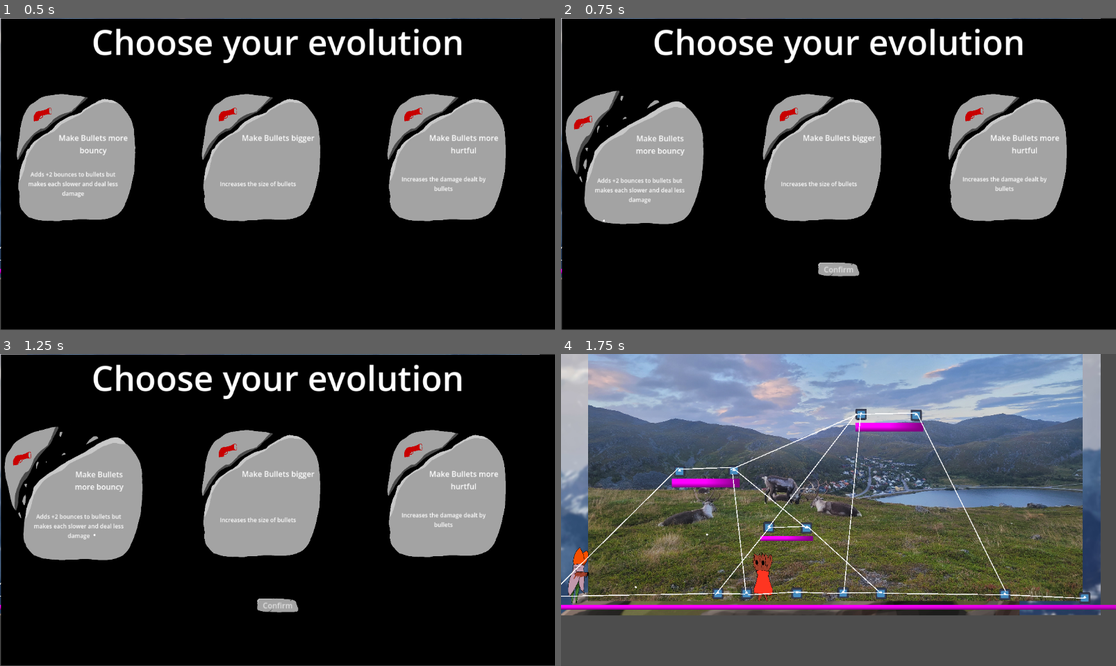
Above: before the commit, frames 1-4 (two rows, left to right).
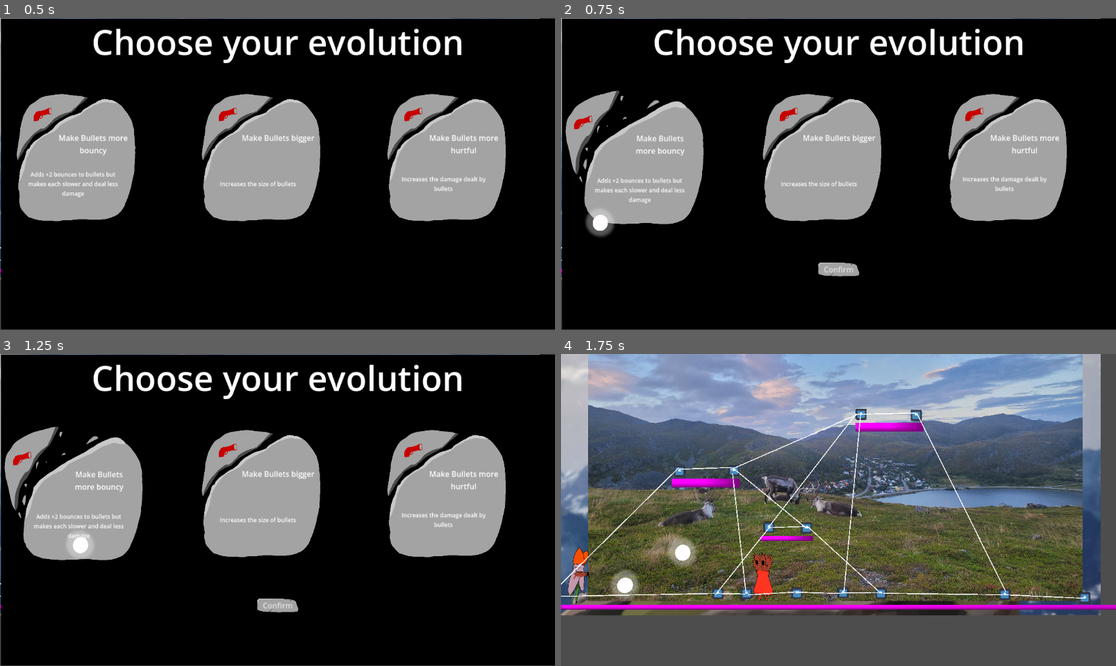
Above: after the commit, the same moments.

Repository: Q1-Studios/TreeVolution
Game: Godot game, scene res://src/scenes/map.tscn
The game is run twice, just before and just after one commit, with the same random seed, the same clock (stepped at 60 frames per second) and the same inputs. The engine's default icon, where the game draws it, is replaced by a stand-in: a white triangle on a blue panel in a dark square.
Inputs (mouse positions are in pixels of both pictures, inside the frame that each line leads up to):
- Up to frame 1 (0.5 s): no input
- Up to frame 2 (0.75 s): click (655, 183) at 0.5 s
- Up to frame 3 (1.25 s): no input
- Up to frame 4 (1.75 s): click "Confirm" at 1.25 s

Frame 1 is identical in both runs. In frame 2, 0.3% of the frame differs, in the area x 4-10%, y 61-71%; in frame 3, 0.3%; in frame 4, 0.7%, in the area x 9-27%, y 57-79%.

Commit message:
Make bullets look cooler

Diff:
--- a/src/scenes/bullet.tscn
+++ b/src/scenes/bullet.tscn
@@ -1,7 +1,7 @@
 [gd_scene format=3 uid="uid://bx6u05erg08vl"]
 
-[ext_resource type="Texture2D" uid="uid://cq5jqcg5aenri" path="res://src/assets/2D/bullet.png" id="1_7jxxo"]
 [ext_resource type="Script" uid="uid://dhn06n2xc3n7s" path="res://src/scripts/bullet.gd" id="1_a4mbi"]
+[ext_resource type="Texture2D" uid="uid://dqrplkx2dp8sw" path="res://src/assets/2D/pollen_sprite.png" id="2_a4mbi"]
 
 [sub_resource type="PhysicsMaterial" id="PhysicsMaterial_a4mbi"]
 rough = true
@@ -23,6 +23,6 @@
 
 [node name="Sprite2D" type="Sprite2D" parent="." unique_id=633678511]
 scale = Vector2(0.05763472, 0.057634715)
-texture = ExtResource("1_7jxxo")
+texture = ExtResource("2_a4mbi")
 
 [connection signal="body_entered" from="." to="." method="_on_body_entered"]
--- a/src/scenes/globals/evolutions.tscn
+++ b/src/scenes/globals/evolutions.tscn
@@ -20,6 +20,14 @@
 icon = ExtResource("3_nocab")
 description = "Slighlty increase the players movement speed"
 color = Color(0, 1, 0, 1)
+metadata/_custom_type_script = "uid://by77gqfuyfqdf"
+
+[sub_resource type="Resource" id="Resource_6gof4"]
+script = ExtResource("2_t8dfm")
+readable_name = "Make Bullets more often"
+icon = ExtResource("5_8wwsg")
+description = "Decreases shooting cooldown"
+color = Color(1, 0, 0, 1)
 metadata/_custom_type_script = "uid://by77gqfuyfqdf"
 
 [sub_resource type="Resource" id="Resource_i02fx"]
@@ -94,17 +102,9 @@
 color = Color(1, 0, 0, 1)
 metadata/_custom_type_script = "uid://by77gqfuyfqdf"
 
-[sub_resource type="Resource" id="Resource_6gof4"]
-script = ExtResource("2_t8dfm")
-readable_name = "Make Bullets more often"
-icon = ExtResource("5_8wwsg")
-description = "Decreases shooting cooldown"
-color = Color(1, 0, 0, 1)
-metadata/_custom_type_script = "uid://by77gqfuyfqdf"
-
 [node name="Evolutions" type="Node" unique_id=2110948266]
 script = ExtResource("1_c5lsn")
-EVO_DICT = Dictionary[Variant, ExtResource("2_t8dfm")]({
+EVO_DICT = Dictionary[int, ExtResource("2_t8dfm")]({
 0: SubResource("Resource_8dmq1"),
 1: SubResource("Resource_t8dfm"),
 2: SubResource("Resource_6gof4"),
--- a/src/scenes/map.tscn
+++ b/src/scenes/map.tscn
@@ -131,6 +131,7 @@
 [node name="Floor" type="StaticBody2D" parent="MapHolder" unique_id=2038121272]
 position = Vector2(0, 1174)
 scale = Vector2(43.370003, 1.7190093)
+collision_mask = 3
 
 [node name="Sprite2D" type="Sprite2D" parent="MapHolder/Floor" unique_id=408176823]
 scale = Vector2(471.4917, 32.73527)
@@ -141,6 +142,7 @@
 shape = SubResource("RectangleShape2D_kyhn7")
 
 [node name="stuff" type="StaticBody2D" parent="MapHolder" unique_id=28840447]
+visibility_layer = 3
 position = Vector2(-562, 382)
 scale = Vector2(1.2900001, 1.73)
 
--- a/src/scripts/Character.gd
+++ b/src/scripts/Character.gd
@@ -53,7 +53,6 @@
 	for pollen in pollen_list:
 		pollen_effect_trigger(pollen)
 
-
 func pollen_effect_trigger(pollen: Pollen):
 	if !pollen_effect_can_happen:
 		return
@@ -100,7 +99,7 @@
 			pass
 		Evolutions.Evolution.PISTOL_BULLET_SIZE:
 			gun.bullet_size += 1.2
-			gun.bullet_velocity -= 75
+			gun.bullet_velocity -= 50
 			pass
 		Evolutions.Evolution.PISTOL_BULLET_SPEED:
 			gun.bullet_velocity += 900
--- a/src/scripts/map.gd
+++ b/src/scripts/map.gd
@@ -3,6 +3,11 @@
 @onready var player: Player = $Player
 
 func _ready() -> void:
-	#player.apply_evolution_effects(Evolutions.Evolution.PISTOL_BULLET_SPEED)
+	player.apply_evolution_effects(Evolutions.Evolution.PISTOL_BULLET_SIZE)
+	player.apply_evolution_effects(Evolutions.Evolution.PISTOL_BULLET_SIZE)
+	player.apply_evolution_effects(Evolutions.Evolution.PISTOL_BULLET_SIZE)
+	player.apply_evolution_effects(Evolutions.Evolution.PISTOL_BULLET_SIZE)
+	player.apply_evolution_effects(Evolutions.Evolution.PISTOL_BULLET_SIZE)
+	player.apply_evolution_effects(Evolutions.Evolution.PISTOL_BULLET_SIZE)
 
 	$EvolutionSelect.display()
